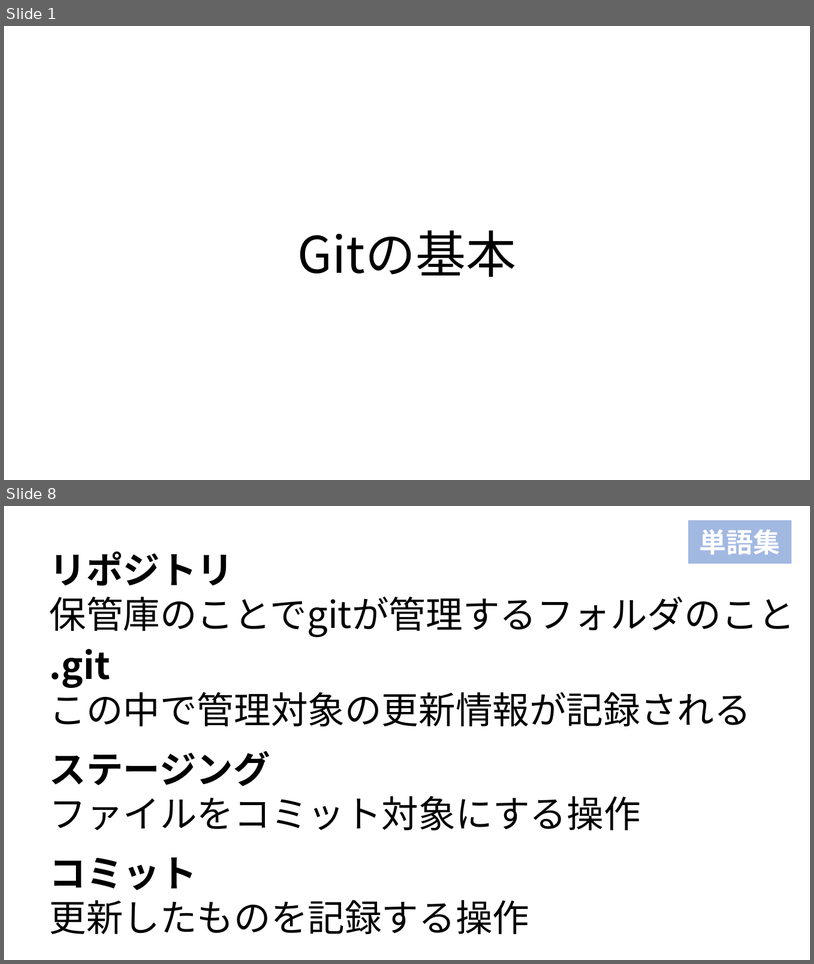
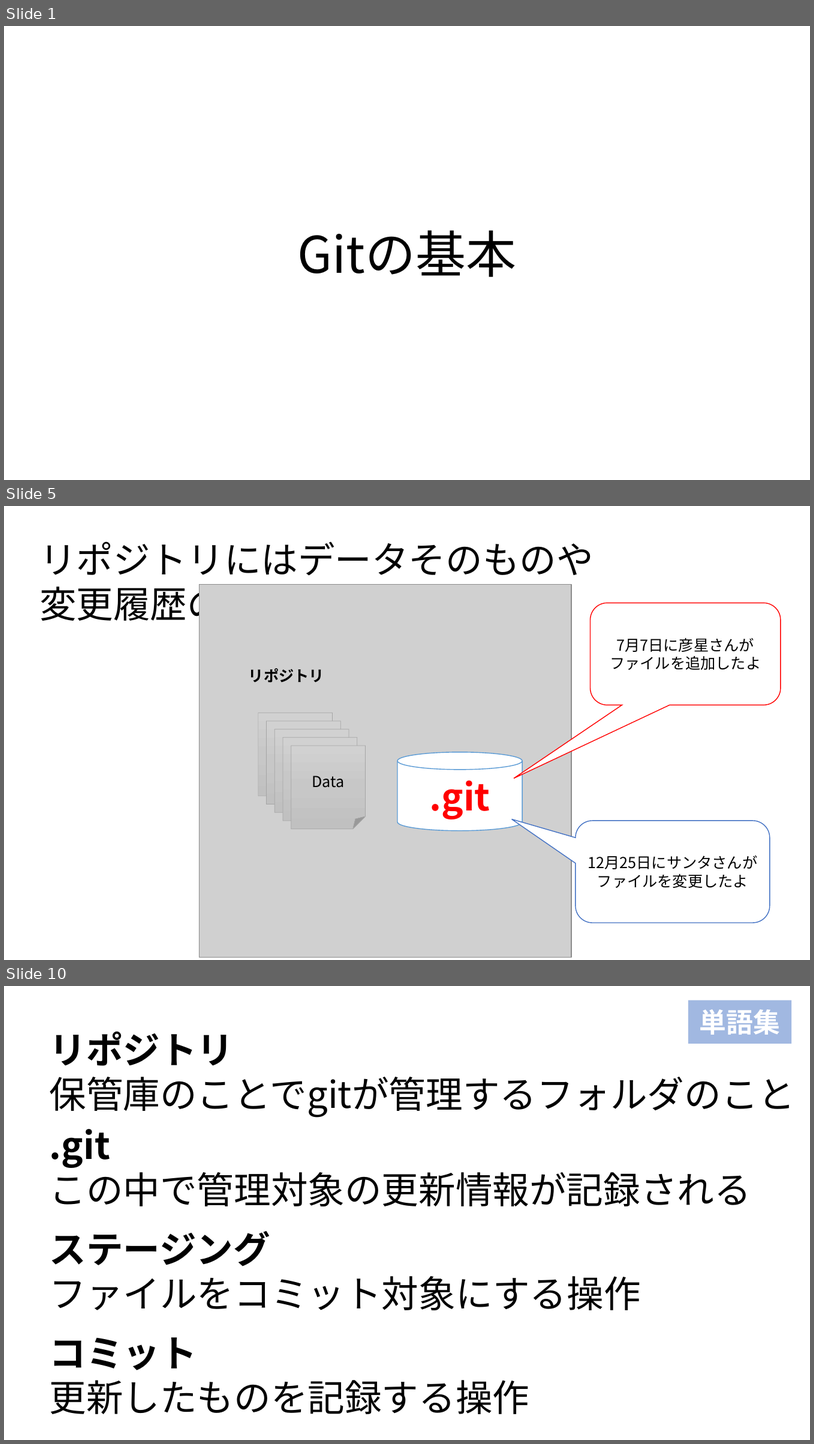
Before and after one commit to syalpon/master, a slide deck: git.pptx. Shown one above the other, each under a label of ours: slides 1 and 8 before the commit, slides 1, 5 and 10 after it; the slides between them are not shown. The pictures are 814x964 and 814x1444 pixels, drawn with LibreOffice and Linux fonts; fonts in the diff are those of the drawing; grey boxes stand for pictures. Boxes give left, top, right and bottom in pixels: in the first picture for what was removed or moved away, otherwise in the second. Text is boxed around its words. In the diff, an @@ line names an element or a change of style, - is before the commit and + after.

```diff
--- a/git.pptx
+++ b/git.pptx
@@ slide 5 added at [4, 506, 810, 960], background #FFFFFF @@
@@ text added at [39, 541, 594, 627], 44 pt, text #000000 @@
+リポジトリにはデータそのものや
+変更履歴の情報が保存される。
@@ rounded speech box added at [591, 603, 782, 705], fill #FFFFFF, outline #FF0000 1 pt, 18 pt, text #000000 @@
+7月7日に彦星さんが
+ファイルを追加したよ
@@ group added at [200, 585, 572, 957]: 5 folded corners, 1 picture, 1 text, 1 cylinder @@
+Data1
+Data1
+Data
+リポジトリ
+.git
@@ rounded speech box added at [576, 820, 770, 923], fill #FFFFFF, outline #4472C4 1 pt, 18 pt, text #000000 @@
+12月25日にサンタさんが
+ファイルを変更したよ
@@ what was slide 8 is now slide 10 @@
```
Also in this commit, not shown: 6 slides changed, 2 other slides added, 1 slide removed.
